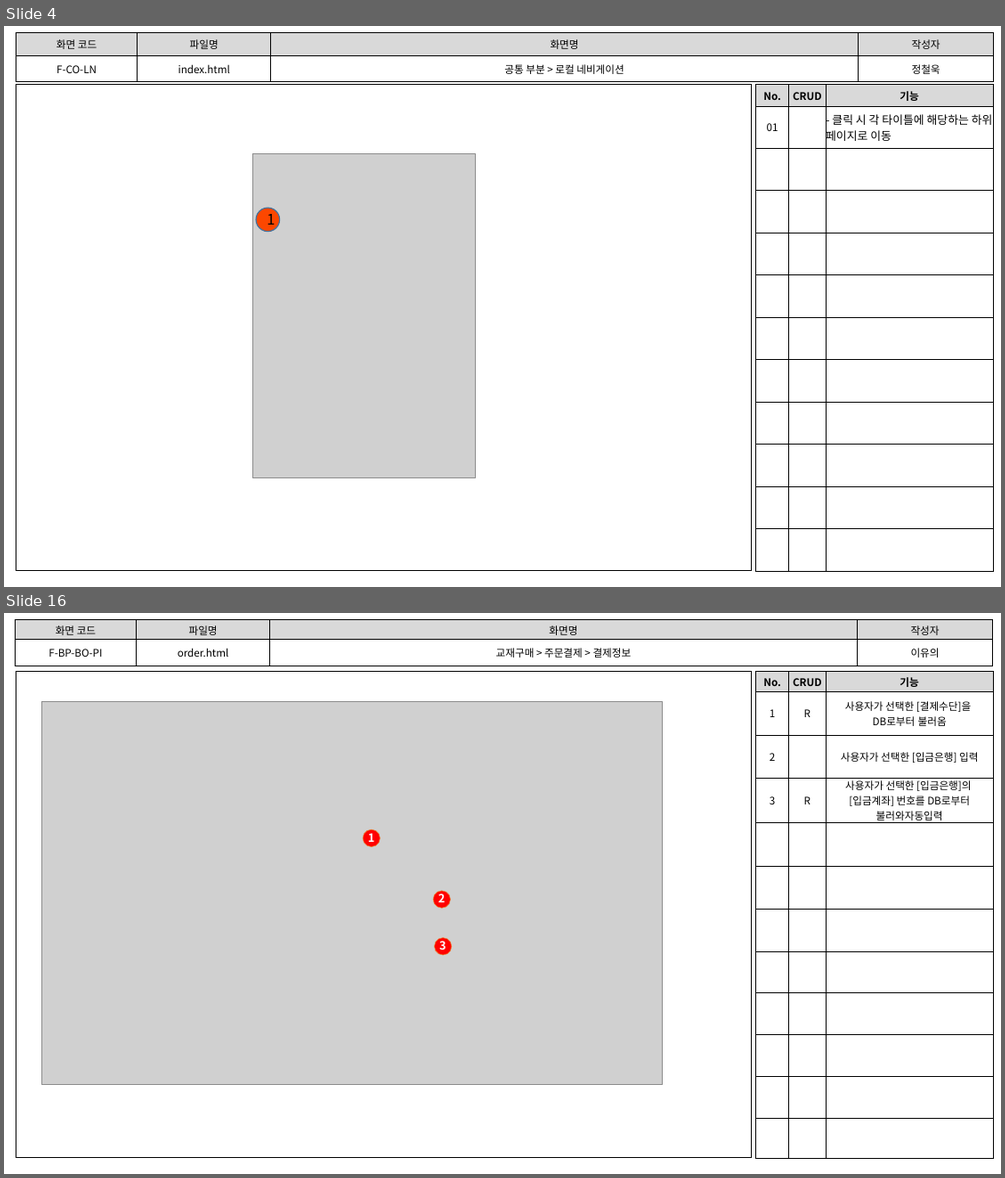
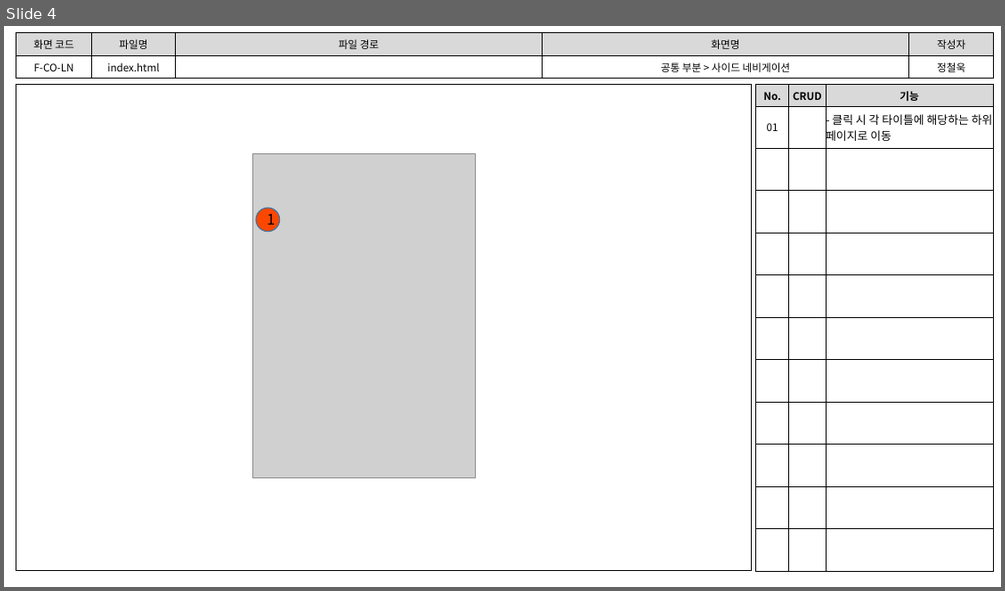
Before and after one commit to index506/cosmo6th_3thGroup, a slide deck: Text/개인문서/3th_Project_화면 설계도(정철욱).pptx. Shown one above the other, each under a label of ours: slides 4 and 16 before the commit, slide 4 after it; the slides between them are not shown. The pictures are 1005x1178 and 1005x591 pixels, drawn with LibreOffice and Linux fonts; fonts in the diff are those of the drawing; grey boxes stand for pictures. Boxes give left, top, right and bottom in pixels: in the first picture for what was removed or moved away, otherwise in the second. Text is boxed around its words. In the diff, an @@ line names an element or a change of style, - is before the commit and + after.

Commit message:
화면 설계도 수정

```diff
--- a/Text/개인문서/3th_Project_화면 설계도(정철욱).pptx
+++ b/Text/개인문서/3th_Project_화면 설계도(정철욱).pptx
@@ slide 16 removed at [4, 613, 1001, 1174], background #FFFFFF @@
@@ table removed at [16, 620, 994, 666], 2 rows, 4 columns @@
-화면 코드 | 파일명 | 화면명 | 작성자
-F-BP-BO-PI | order.html | 교재구매 > 주문결제 > 결제정보 | 이유의
@@ rectangle removed at [16, 672, 752, 1158] @@
@@ table removed at [756, 672, 994, 1157], 12 rows, 3 columns @@
-No. | CRUD | 기능
-1 | R | 사용자가 선택한 [결제수단]을 / DB로부터 불러옴
-2 |  | 사용자가 선택한 [입금은행] 입력
-3 | R | 사용자가 선택한 [입금은행]의 / [입금계좌] 번호를 DB로부터 불러와자동입력
- |  | 
- |  | 
- |  | 
- |  | 
- |  | 
- |  | 
- |  | 
- |  | 
@@ picture removed at [42, 701, 662, 1084] @@
@@ ellipse removed at [363, 830, 380, 847] @@
@@ text removed at [368, 829, 375, 842] @@
-1
@@ ellipse removed at [433, 891, 451, 908] @@
@@ text removed at [438, 891, 445, 902] @@
-2
@@ ellipse removed at [435, 938, 452, 955] @@
@@ text removed at [439, 938, 446, 949] @@
-3
@@ slide 4 changed as well @@
@@ table at [16, 33, 995, 76] @@
-column 3: 화면명 | 공통 부분 > 로컬 네비게이션
+column 3: 파일 경로 | 
+column 4: 화면명 | 공통 부분 > 사이드 네비게이션
```
Also in this commit, not shown: 3 other slides changed, 18 other slides removed, 1 other file.
